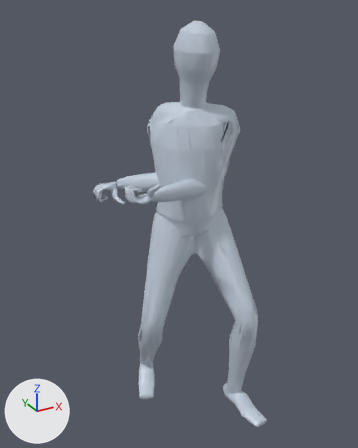
An edit to the glTF model app/assets/anims/Base/spear_charge.glb, drawn before and after from the same camera.
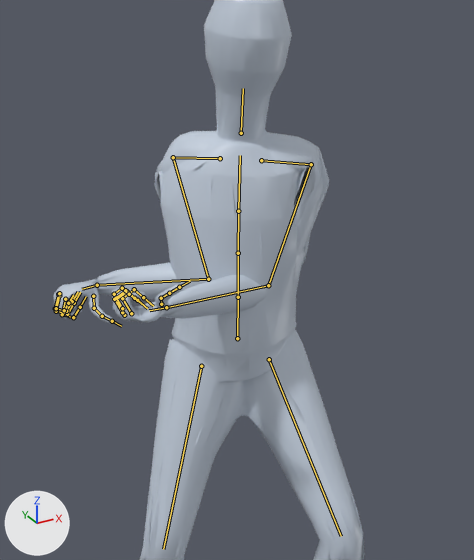
Each version is shown whole from a 50 mm camera at (-1.001, -1.674, 1.752) aimed at (-0.082, -0.005, 0.917), then close up on the part from 18% to 89% of the width and 7% to 74% of the height. Arrows for +X, +Y and +Z are at lower left; the lights stay in place. The first two pictures are the older version. Both versions are drawn at frame 12 of the action 'Animation'; the numbers are the values there. The bones that change, and the others that lie on the model, are drawn over the model as lines in the close-ups.

Names of what the first close-up shows: 'Body_human_male'.
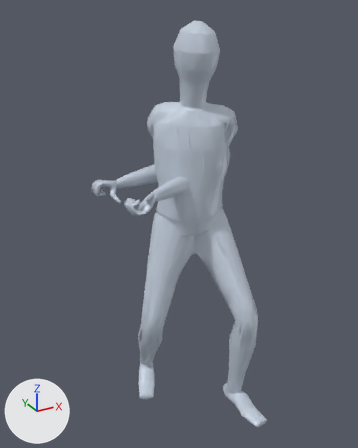
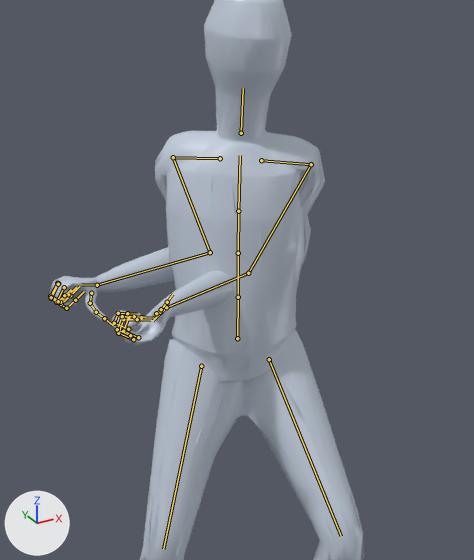
The change in detail:
Bone 'mixamorig:LeftArm' (bone_mixamorig_leftarm) turns from (-93, -22, -38) to (-112, -18, -21) degrees about its own x, y and z.
Bone 'mixamorig:LeftHand' (bone_mixamorig_lefthand) turns from (-31, -74, 32) to (0, -53, 34) degrees about its own x, y and z.
Bone 'mixamorig:RightArm' (bone_mixamorig_rightarm) turns from (-106, -23, -95) to (-79, -21, -62) degrees about its own x, y and z.
Bone 'mixamorig:RightHand' (bone_mixamorig_righthand) turns from (-103, -37, 98) to (-14, -65, 37) degrees about its own x, y and z.

What differs and where, as boxes (x1, y1, x2, y2) in the close-ups (474 x 560 px):
'Body_human_male', posed
    before: (53, 0, 365, 560)
    after: (49, 0, 365, 560)
bone 'mixamorig:LeftArm', root to tip
    before: (311, 164) to (268, 285)
    after: (311, 164) to (248, 273)
bone 'mixamorig:LeftHand', root to tip
    before: (166, 307) to (149, 310)
    after: (166, 307) to (153, 320)
bone 'mixamorig:RightArm', root to tip
    before: (173, 157) to (208, 279)
    after: (173, 157) to (210, 252)
bone 'mixamorig:RightHand', root to tip
    before: (97, 285) to (82, 289)
    after: (97, 285) to (81, 284)
